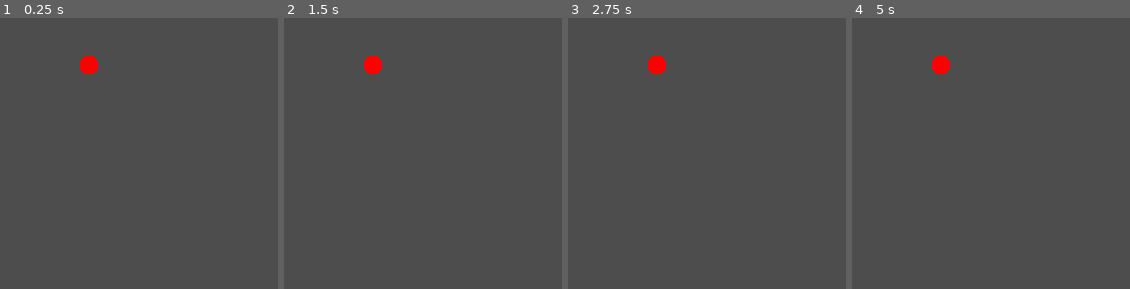
Above: before the commit, frames 1-4 (left to right).
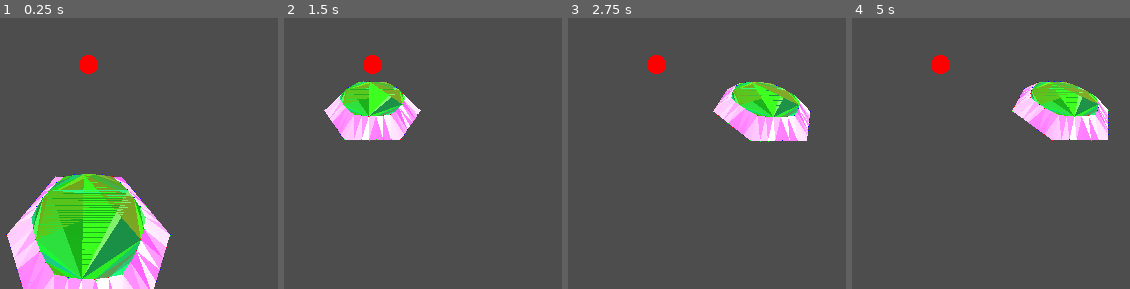
Above: after the commit, the same moments.

Repository: vincentwoelfer/hex
Game: Godot game, scene res://scenes/TestScene.tscn
Same seed, same stepped clock (60 frames per second), same inputs: the game is played once before the commit and once after it.
Inputs (mouse positions are in pixels of both pictures, inside the frame that each line leads up to):
- Up to frame 1 (0.25 s): no input
- Up to frame 2 (1.5 s): tap Enter at 0.5 s; move the mouse to (548, 42) at 0.52 s; hold S (move_cam_backward) 0.53-1.28 s; move the mouse to (outside the picture) at 1.27 s; tap W (move_cam_forward) at 1.35 s
- Up to frame 3 (2.75 s): move the mouse to (outside the picture) at 2.02 s; hold A (move_cam_left) from 2.03 s (still down)
- Up to frame 4 (5 s): move the mouse to (899, 153) at 2.77 s; release A (move_cam_left) at 2.78 s; tap D (move_cam_right) at 2.85 s; tap Space at 3.5 s; move the mouse to (outside the picture) at 3.52 s; hold Q (rotate_cam_left) 3.53-4.28 s; move the mouse to (outside the picture) at 4.27 s; tap E (rotate_cam_right) at 4.35 s

The runs differ from the first frame. In frame 1, 20% of the frame differs, in the area x 2-62%, y 57-100%; in frame 2, 5.5%; in frame 3, 5.7%; in frame 4, 5.7%.
Error before the commit: Parse Error: Static function "getRegularHexCornerArray()" not found in base "Utility". (res://src/HexGeometry.gd:34)

Commit message:
Fix somewhat

Diff:
--- a/dev-utility/HexConstModifier.gd
+++ b/dev-utility/HexConstModifier.gd
@@ -15,7 +15,7 @@
 		HexConst.inner_radius = value
 		EventBus.emit_signal("Signal_HexConstChanged")
 
-@export_range(1.0, 8.0, 0.1) var height: float = HexConst.height:
+@export_range(0.4, 5.0, 0.1) var height: float = HexConst.height:
 	set(value):
 		height = value
 		HexConst.height = value
@@ -26,3 +26,15 @@
 		transition_height_factor = value
 		HexConst.transition_height_factor = value
 		EventBus.emit_signal("Signal_HexConstChanged")
+
+@export_range(0.0, 1.0, 0.025) var core_circle_smooth_strength: float = HexConst.core_circle_smooth_strength:
+	set(value):
+		core_circle_smooth_strength = value
+		HexConst.core_circle_smooth_strength = value
+		EventBus.emit_signal("Signal_HexConstChanged")
+
+@export_range(0, 6, 1) var extra_verts_per_side: int = HexConst.extra_verts_per_side:
+	set(value):
+		extra_verts_per_side = value
+		HexConst.extra_verts_per_side = value
+		EventBus.emit_signal("Signal_HexConstChanged")
--- a/scenes/TestScene.tscn
+++ b/scenes/TestScene.tscn
@@ -4,13 +4,9 @@
 [ext_resource type="Environment" uid="uid://cnhvdutmpoe5p" path="res://DefaultEnvironment.tres" id="1_q837e"]
 [ext_resource type="CameraAttributesPractical" uid="uid://dh2vvniv7q67r" path="res://CameraAttributes.tres" id="2_r1ofj"]
 [ext_resource type="Script" path="res://src/CameraController.gd" id="3_cipar"]
-[ext_resource type="PackedScene" uid="uid://dfndyapevvb2g" path="res://dev-utility/USE_THIS_HexConstantsModifier.tscn" id="5_60mju"]
+[ext_resource type="PackedScene" uid="uid://dfndyapevvb2g" path="res://dev-utility/USE_THIS_HexConstantsModifier.tscn" id="5_qfd1n"]
 
 [node name="TestScene" type="Node3D"]
-
-[node name="HexGeometry" parent="." instance=ExtResource("1_k0a56")]
-transform = Transform3D(1, 0, 0, 0, 1, 0, 0, 0, 1, 0, -4, 0)
-adjacent = Array[int]([2, 2, 0, 0, -1, 1])
 
 [node name="WorldEnvironment" type="WorldEnvironment" parent="."]
 environment = ExtResource("1_q837e")
@@ -26,16 +22,14 @@
 transform = Transform3D(1, 0, 0, 0, 0.5, 0.866025, 0, -0.866025, 0.5, 0, 7, 0)
 shadow_enabled = true
 
-[node name="HexConstModifier" parent="." instance=ExtResource("5_60mju")]
-outer_radius = 2.5
-inner_radius = 2.3
-height = 2.0
+[node name="HexGeometry" parent="." instance=ExtResource("1_k0a56")]
+transform = Transform3D(1, 0, 0, 0, 1, 0, 0, 0, 1, 0, -4, 0)
+adjacent = Array[int]([2, 2, 0, 0, -1, 1])
+
+[node name="HexConstModifier" parent="." instance=ExtResource("5_qfd1n")]
+outer_radius = 3.0
+inner_radius = 2.0
+height = 1.0
 transition_height_factor = 0.5
-
-[node name="HexGeometry2" parent="." instance=ExtResource("1_k0a56")]
-transform = Transform3D(1, 0, 0, 0, 1, 0, 0, 0, 1, 3.75, 0, 2.165)
-adjacent = Array[int]([1, 1, 0, -2, -1, -1])
-
-[node name="HexGeometry3" parent="." instance=ExtResource("1_k0a56")]
-transform = Transform3D(1, 0, 0, 0, 1, 0, 0, 0, 1, 3.75, -2, -2.165)
-adjacent = Array[int]([0, 1, -1, 0, 0, 0])
+core_circle_smooth_strength = 0.5
+extra_verts_per_side = 4
--- a/src/HexConst.gd
+++ b/src/HexConst.gd
@@ -15,17 +15,18 @@
 var inner_radius: float = 2.0
 
 # Height of one hex cell
-var height: float = 2.0
+var height: float = 1.0
 
 # Transition points are at height * this factor above zero.
 # 0.5 = in the middle
 # 0.1 = almost above ground | reaching down a lot
-var transition_height_factor: float = 0.75
+var transition_height_factor: float = 0.5
 
 # Between 0 (hard hexagon) and 1 (circle)
-var core_circle_smooth_strengh := 0.5
+var core_circle_smooth_strength := 0.5
 
-var num_vertices_per_side_core := 4
+# Extra vertices per hexagon size
+var extra_verts_per_side := 1
 
 
 # ========================================================
--- a/src/HexGeometry.gd
+++ b/src/HexGeometry.gd
@@ -31,56 +31,118 @@
 	st.begin(Mesh.PRIMITIVE_TRIANGLES)
 	#########################################
 
-	var vertsInner := Utility.getRegularHexCornerArray(HexConst.inner_radius)
-	var vertsOuter := Utility.getTransitionHexCornersArray(HexConst.inner_radius, HexConst.outer_radius)
+	var verts_inner := Utility.generateFullHexagonNoCorners(HexConst.inner_radius, HexConst.extra_verts_per_side, HexConst.core_circle_smooth_strength)
+	var verts_outer := Utility.generateFullHexagonWithCorners(HexConst.inner_radius, HexConst.outer_radius, HexConst.extra_verts_per_side)
 
 	# Adjust height of outer vertices according do adjacent tiles.
 	# We do this per corner!
-	for corner_dir in HexDir.values():
-		var left_adjacent := adjacent[HexDir.prev(corner_dir)]
-		var right_adjacent := adjacent[corner_dir]
-		var height_left := HexConst.transition_height(left_adjacent)
-		var height_right := HexConst.transition_height(right_adjacent)
+	for i in range(verts_outer.size()):
+		verts_outer[i].y -= HexConst.height
 
-		# Lake left as reference and compute from that perspective
-		var left_to_right_adjacent := right_adjacent - left_adjacent
-		var height_from_left_to_right := HexConst.transition_height(left_to_right_adjacent)
+	# for corner_dir in HexDir.values():
+	# 	var left_adjacent := adjacent[HexDir.prev(corner_dir)]
+	# 	var right_adjacent := adjacent[corner_dir]
+	# 	var height_left := HexConst.transition_height(left_adjacent)
+	# 	var height_right := HexConst.transition_height(right_adjacent)
 
-		# Adjust height by difference from our perspective to left
-		var height_left_hex := left_adjacent * HexConst.height
-		var height_opposite := height_left_hex + height_from_left_to_right
+	# 	# Lake left as reference and compute from that perspective
+	# 	var left_to_right_adjacent := right_adjacent - left_adjacent
+	# 	var height_from_left_to_right := HexConst.transition_height(left_to_right_adjacent)
 
-		# Now center height is simply those 3 weighted
-		var height_center := (height_left + height_right + height_opposite) / 3.0
+	# 	# Adjust height by difference from our perspective to left
+	# 	var height_left_hex := left_adjacent * HexConst.height
+	# 	var height_opposite := height_left_hex + height_from_left_to_right
 
-		vertsOuter[corner_dir].left.y = height_left
-		vertsOuter[corner_dir].right.y = height_right
-		vertsOuter[corner_dir].center.y = height_center
+	# 	# Now center height is simply those 3 weighted
+	# 	var height_center := (height_left + height_right + height_opposite) / 3.0
 
+	# 	verts_outer[corner_dir].left.y = height_left
+	# 	verts_outer[corner_dir].right.y = height_right
+	# 	verts_outer[corner_dir].center.y = height_center
+
+	#########################################
 	# Inner Hex Surface
+	#########################################
 	#var c := Utility.randColor()
-	var c := Color.FOREST_GREEN
-	addTri(st, vertsInner[0], vertsInner[1], vertsInner[5], c.darkened(0.0))
-	addTri(st, vertsInner[1], vertsInner[2], vertsInner[5], c.darkened(0.0))
-	addTri(st, vertsInner[2], vertsInner[4], vertsInner[5], c.darkened(0.0))
-	addTri(st, vertsInner[2], vertsInner[3], vertsInner[4], c.darkened(0.0))
+	var col := Color.FOREST_GREEN
 
-	# Connection Inner <-> Outer for each HexDirection
-	for curr in HexDir.values():
-		var next := HexDir.next(curr)
-		#c = Utility.randColor().darkened(0.2)
-		c = Color.WEB_GRAY
-		# Two triangles directly between hexes
-		addTri(st, vertsOuter[next].left, vertsInner[next], vertsInner[curr], c)
-		addTri(st, vertsOuter[next].left, vertsInner[curr], vertsOuter[curr].right, c.darkened(0.3))
+	# # Generate PackedVec2Array
+	# var verts_inner_packed: PackedVector2Array = []
+	# for v in verts_inner:
+	# 	verts_inner_packed.append(Utility.toVec2(v))
+	# var indices: PackedInt32Array = Geometry2D.triangulate_delaunay(verts_inner_packed)
 
-	# Connection for corner area for each hex corner direction
-	for corner_dir in HexDir.values():
-		#c = Utility.randColor().darkened(0.2)
-		c = Color.DARK_GRAY
-		# Two triangles between inner point, outer center point and outer left/right
-		addTri(st, vertsInner[corner_dir], vertsOuter[corner_dir].left, vertsOuter[corner_dir].center, c)
-		addTri(st, vertsInner[corner_dir], vertsOuter[corner_dir].center, vertsOuter[corner_dir].right, c.darkened(0.3))
+	# for i in range(0, indices.size(), 3):
+	# 	var i1 := indices[i]
+	# 	var i2 := indices[i + 1]
+	# 	var i3 := indices[i + 2]
+	# 	addTri(st, verts_inner[i1], verts_inner[i2], verts_inner[i3], Utility.randColorVariation(col))
+
+	#########################################
+	# Outer Hex Surface
+	#########################################
+	col = Color.WEB_GRAY
+
+	var verts_combined_packed: PackedVector2Array = []
+	for v in verts_inner:
+		verts_combined_packed.append(Utility.toVec2(v))
+	for v in verts_outer:
+		verts_combined_packed.append(Utility.toVec2(v))
+	var indices := Geometry2D.triangulate_delaunay(verts_combined_packed)
+
+	for i in range(0, indices.size(), 3):
+		# var i1 := verts_inner[indices[i]] if i <= verts_inner.size() else verts_outer[indices[i - verts_inner.size()]]
+		# var i2 := indices[i+1]
+		# var i3 := indices[i+2]
+		var a: Vector3
+		var b: Vector3
+		var c: Vector3
+
+		var all_inner := true
+
+		if indices[i] < verts_inner.size():
+			a = verts_inner[indices[i]]
+		else:
+			all_inner = false
+			a = verts_outer[indices[i] - verts_inner.size()]
+
+		if indices[i + 1] < verts_inner.size():
+			b = verts_inner[indices[i + 1]]
+		else:
+			all_inner = false
+			b = verts_outer[indices[i + 1] - verts_inner.size()]
+
+		if indices[i + 2] < verts_inner.size():
+			c = verts_inner[indices[i + 2]]
+		else:
+			all_inner = false
+			c = verts_outer[indices[i + 2] - verts_inner.size()]
+
+		# var a: Vector3 = verts_inner[indices[i]] if i <= verts_inner.size() else verts_outer[indices[i - verts_inner.size()]]
+		# var b: Vector3 = verts_inner[indices[i+1]] if i+1 <= verts_inner.size() else verts_outer[indices[i+1 - verts_inner.size()]]
+		# var c: Vector3 = verts_inner[indices[i+2]] if i+2 <= verts_inner.size() else verts_outer[indices[i+2 - verts_inner.size()]]
+
+		if all_inner:
+			addTri(st, a, b, c, Utility.randColorVariation(Color.FOREST_GREEN))
+		else:
+			addTri(st, a, b, c, Utility.randColorVariation(Color.ORCHID))
+
+	# # Connection Inner <-> Outer for each HexDirection
+	# for curr in HexDir.values():
+	# 	var next := HexDir.next(curr)
+	# 	#c = Utility.randColor().darkened(0.2)
+	# 	c = Color.WEB_GRAY
+	# 	# Two triangles directly between hexes
+	# 	addTri(st, verts_outer[next].left, verts_inner[next], verts_inner[curr], c)
+	# 	addTri(st, verts_outer[next].left, verts_inner[curr], verts_outer[curr].right, c.darkened(0.3))
+
+	# # Connection for corner area for each hex corner direction
+	# for corner_dir in HexDir.values():
+	# 	#c = Utility.randColor().darkened(0.2)
+	# 	c = Color.DARK_GRAY
+	# 	# Two triangles between inner point, outer center point and outer left/right
+	# 	addTri(st, verts_inner[corner_dir], verts_outer[corner_dir].left, verts_outer[corner_dir].center, c)
+	# 	addTri(st, verts_inner[corner_dir], verts_outer[corner_dir].center, verts_outer[corner_dir].right, c.darkened(0.3))
 
 
 	#########################################
@@ -89,7 +151,7 @@
 
 	st.generate_normals()
 	terrainMesh.mesh = st.commit()
-	#terrainMesh.create_debug_tangents()
+	terrainMesh.create_debug_tangents()
 
 	# Only for statistics output
 	var mdt := MeshDataTool.new()
@@ -98,10 +160,16 @@
 
 
 func addTri(st: SurfaceTool, a: Vector3, b: Vector3, c: Vector3, color: Color) -> void:
-	st.set_color(color)
-	st.add_vertex(a)
-	st.add_vertex(b)
-	st.add_vertex(c)
+	if not Geometry2D.is_polygon_clockwise(PackedVector2Array([Utility.toVec2(a), Utility.toVec2(b), Utility.toVec2(c)])):
+		st.set_color(color)
+		st.add_vertex(a)
+		st.add_vertex(b)
+		st.add_vertex(c)
+	else:
+		st.set_color(color)
+		st.add_vertex(a)
+		st.add_vertex(c)
+		st.add_vertex(b)
 
 func addQuad(st: SurfaceTool, a: Vector3, b: Vector3, c: Vector3, d: Vector3, color: Color, darken: float = 0.0) -> void:
 	addTri(st, a, b, c, color)
--- a/src/Utility.gd
+++ b/src/Utility.gd
@@ -8,6 +8,11 @@
 
 static func randColor() -> Color:
 	return Color(randf_range(0.1, 0.9), randf_range(0.1, 0.9), randf_range(0.1, 0.9), 1.0)
+
+
+static func randColorVariation(color: Color) -> Color:
+	var variation := 0.2
+	return color + Color(randf_range(-variation, variation), randf_range(-variation, variation), randf_range(-variation, variation), 0.0)
 
 
 static func vec3FromRadiusAngle(r: float, angle: float) -> Vector3:
@@ -42,25 +47,27 @@
 static func generateFullHexagonNoCorners(r: float, extra_verts_per_side: int, smooth_strength: float) -> Array[Vector3]:
 	var total_verts: int = 6 * (1 + extra_verts_per_side)
 	var angle_step: float = 2.0 * PI / total_verts
-	var array: Array[Vector3] = []
+	var vertices: Array[Vector3] = []
 
 	for i in range(total_verts):
 		var angle := i * angle_step
-		array.append(getHexVertex(r, angle))
-	return array
+		vertices.append(getHexVertex(r, angle, smooth_strength))
+
+	assert(vertices.size() == total_verts)
+	return vertices
 
 
 # Compute the 3 Vector3 points for one hex corner
 static func getThreeHexCornerVertices(r_inner: float, r_outer: float, angle: float) -> Array[Vector3]:
-	assert(fmod(angle, PI / 3.0) == 0.0, "Angle must be a multiple of PI/3!")
-	assert(r_outer > r_inner)
+	#assert(is_zero_approx(fmod(angle, PI / 3.0)), "Angle must be a multiple of PI/3!")
+	#assert(r_outer > r_inner)
 
 	# No smooth strength since corner
 	var inner_corner := getHexVertex(r_inner, angle)
 	var outer_corner := getHexVertex(r_outer, angle)
 
 	# Distance between the two interior circles of the inner and outer radius of the hex
-	var dist := r_outer - r_inner
+	var dist := (r_outer * sqrt(3.0) / 2.0) - (r_inner * sqrt(3.0) / 2.0)
 
 	# 30deg = PI/6.0 = one half of a hexagon segment
 	var left_angle := angle - PI / 6.0
@@ -71,30 +78,45 @@
 	return [left, outer_corner, right]
 
 
-static func generateFullHexagonWithCorners(r: float, r_inner: float, extra_verts_per_side: int) -> Array[Vector3]:
+static func generateFullHexagonWithCorners(r_inner: float, r_outer: float, extra_verts_per_side: int) -> Array[Vector3]:
 	var corners: Array = []
 	for angle in getSixHexAngles():
-		corners.append(getThreeHexCornerVertices(r_inner, r, angle))
+		corners.append(getThreeHexCornerVertices(r_inner, r_outer, angle))
 
 	# Determine angle difference (from hex center) between the corners and their neighbours
 	var corner: Vector3 = corners[0][1]
 	var corner_neighbour: Vector3 = corners[0][2]
-	var corner_angle_offset: float = abs(corner.signed_angle_to(corner, Vector3.UP))
-	print('corner_angle_offset = {}'.format(corner_angle_offset))
+	var corner_angle_offset: float = abs(toVec2(corner).angle_to(toVec2(corner_neighbour)))
 
+	# Compute how many additional vertices per side and at which angles.
+	# Basically we reduce the 60deg hex-segment on both sides by corner_angle_offset
+	# to get the center part of the side which is the same as the inner hexagon.
 	var side_angle_range := (PI / 3.0 - 2.0 * corner_angle_offset)
 	var side_angle_step := side_angle_range / (extra_verts_per_side + 1)
 
+	# Put everything together
+	var vertices: Array[Vector3] = []
+	for i in range(6):
+		# Append corner points. For first, ommit the first one because its actually the last one of the whole hexagon
+		if i == 0:
+			vertices.append(corners[i][1])
+			vertices.append(corners[i][2])
+		else:
+			vertices.append(corners[i][0])
+			vertices.append(corners[i][1])
+			vertices.append(corners[i][2])
 
-	# var total_verts: int = 6 * (1 + extra_verts_per_side)
-	# var angle_step: float = 2.0 * PI / total_verts
-	# var array: Array[Vector3] = []
+		# Add additional vertices per side
+		var side_angle_start := (i * PI / 3.0) + corner_angle_offset
+		for j in range(1, extra_verts_per_side + 1):
+			var angle := side_angle_start + (j * side_angle_step)
+			vertices.append(getHexVertex(r_outer, angle))
 
-	# for i in range(total_verts):
-	# 	var angle := i * angle_step
-	# 	array.append(vec3FromRadiusAngle(getHexRadius(r, angle, smooth_strength), angle))
-	# return array
+	# Append first(left) corner vertex of first corner at the end
+	vertices.append(corners[0][0])
 
+	assert(vertices.size() == 6 * (3 + extra_verts_per_side))
+	return vertices
 
 static func toVec2(v: Vector3) -> Vector2:
 	return Vector2(v.x, v.z)
